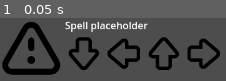
Above: before the commit, frame 1.
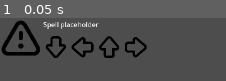
Above: after the commit, the same moment.

Repository: Earth-Turtle/ddr-cast
Game: Godot game, scene res://HUD/spell_card.tscn
The game is run twice, just before and just after one commit, with the same random seed, the same clock (stepped at 60 frames per second) and the same inputs. This scene is started directly instead of the project's main scene.
Inputs:
- Up to frame 1 (0.05 s): no input

The runs differ from the first frame. In frame 1, 25% of the frame differs, in the area x 0-98%, y 3-91%.

Commit message:
lots of progress on ui, including dinking around with shader

Diff:
--- /dev/null
+++ b/HUD/spell_card.gd
@@ -0,0 +1,44 @@
+extends Control
+
+@export var spell_name: String = "Placeholder spell"
+@export var spell_icon: Texture = preload("res://icons/gravity-ui--triangle-exclamation.png")
+@export var spell_input: Array[ComplexityCalculator.Direction] = []
+
+signal spell_completed
+
+## If cast_progress is 0, a cast has not been started and all icons should be clear
+## cast_progress == -1: cast in progress, but it's invalid for this spell. Full card gray
+## cast_progress > 0 and < spell_input.length: cast in progress, cast_progress icons should be fully visible
+var cast_progress: int
+const empty_arrow_icons = {
+	ComplexityCalculator.Direction.RIGHT: preload("res://icons/gravity-ui--arrow-shape-right.png"),
+	ComplexityCalculator.Direction.UP: preload("res://icons/gravity-ui--arrow-shape-up.png"),
+	ComplexityCalculator.Direction.DOWN: preload("res://icons/gravity-ui--arrow-shape-down.png"),
+	ComplexityCalculator.Direction.LEFT: preload("res://icons/gravity-ui--arrow-shape-left.png"),
+}
+
+# Mostly just set up the arrows
+func _ready() -> void:
+	for dir in spell_input:
+		var dir_icon = TextureRect.new()
+		dir_icon.texture = empty_arrow_icons[dir]
+		dir_icon.expand_mode = TextureRect.EXPAND_IGNORE_SIZE
+		dir_icon.stretch_mode = TextureRect.STRETCH_SCALE
+		$HBoxContainer/VBoxContainer/ArrowArray.add_child(dir_icon)
+
+## Returns true if the input is correct for the next step
+func pass_input(input: ComplexityCalculator.Direction) -> bool:
+	if cast_progress == -1 or spell_input[cast_progress] != input:
+		cast_progress = -1
+		return false
+	cast_progress += 1
+	return true
+
+## Reset the card to a fresh state
+func reset_cast() -> void:
+	cast_progress = 0
+
+func _update_icons():
+	if cast_progress == 0:
+		for texture_child in $HBoxContainer/VBoxContainer/ArrowArray.get_children():
+			pass
--- a/HUD/spell_card.tscn
+++ b/HUD/spell_card.tscn
@@ -1,24 +1,28 @@
-[gd_scene load_steps=6 format=3 uid="uid://bxoybsjdxf536"]
+[gd_scene load_steps=8 format=3 uid="uid://bxoybsjdxf536"]
 
 [ext_resource type="Texture2D" uid="uid://n46xnh6d2b8b" path="res://icons/gravity-ui--triangle-exclamation.png" id="1_clccs"]
+[ext_resource type="Script" uid="uid://7gn15v53rh00" path="res://HUD/spell_card.gd" id="1_f0pg0"]
 [ext_resource type="Texture2D" uid="uid://c5vk5f0wvnmko" path="res://icons/gravity-ui--arrow-shape-down.png" id="2_f0pg0"]
 [ext_resource type="Texture2D" uid="uid://bu1hxkhve7evs" path="res://icons/gravity-ui--arrow-shape-left.png" id="3_dos6q"]
 [ext_resource type="Texture2D" uid="uid://c6oadq61n317r" path="res://icons/gravity-ui--arrow-shape-up.png" id="4_10skr"]
 [ext_resource type="Texture2D" uid="uid://bbcs02lqodlsx" path="res://icons/gravity-ui--arrow-shape-right.png" id="5_4xfya"]
 
+[sub_resource type="StyleBoxEmpty" id="StyleBoxEmpty_dos6q"]
+
 [node name="SpellCard" type="Control"]
 layout_mode = 3
 anchors_preset = 0
+script = ExtResource("1_f0pg0")
 
 [node name="HBoxContainer" type="HBoxContainer" parent="."]
 layout_mode = 0
 offset_right = 237.0
 offset_bottom = 100.0
 
-[node name="AspectRatioContainer" type="AspectRatioContainer" parent="HBoxContainer"]
+[node name="SquareAspectRatio" type="AspectRatioContainer" parent="HBoxContainer"]
 layout_mode = 2
 
-[node name="TextureRect" type="TextureRect" parent="HBoxContainer/AspectRatioContainer"]
+[node name="SpellIcon" type="TextureRect" parent="HBoxContainer/SquareAspectRatio"]
 custom_minimum_size = Vector2(100, 100)
 layout_mode = 2
 texture = ExtResource("1_clccs")
@@ -27,32 +31,41 @@
 [node name="VBoxContainer" type="VBoxContainer" parent="HBoxContainer"]
 layout_mode = 2
 
-[node name="Label" type="Label" parent="HBoxContainer/VBoxContainer"]
+[node name="MarginContainer" type="MarginContainer" parent="HBoxContainer/VBoxContainer"]
+layout_mode = 2
+theme_override_constants/margin_top = 4
+
+[node name="SpellTitle" type="Label" parent="HBoxContainer/VBoxContainer/MarginContainer"]
 layout_mode = 2
 text = "Spell placeholder"
 
-[node name="HBoxContainer" type="HBoxContainer" parent="HBoxContainer/VBoxContainer"]
+[node name="HSeparator" type="HSeparator" parent="HBoxContainer/VBoxContainer"]
+layout_mode = 2
+size_flags_vertical = 3
+theme_override_styles/separator = SubResource("StyleBoxEmpty_dos6q")
+
+[node name="ArrowArray" type="HBoxContainer" parent="HBoxContainer/VBoxContainer"]
 layout_mode = 2
 
-[node name="TextureRect" type="TextureRect" parent="HBoxContainer/VBoxContainer/HBoxContainer"]
+[node name="TextureRect" type="TextureRect" parent="HBoxContainer/VBoxContainer/ArrowArray"]
 custom_minimum_size = Vector2(60, 60)
 layout_mode = 2
 texture = ExtResource("2_f0pg0")
 expand_mode = 1
 
-[node name="TextureRect2" type="TextureRect" parent="HBoxContainer/VBoxContainer/HBoxContainer"]
+[node name="TextureRect2" type="TextureRect" parent="HBoxContainer/VBoxContainer/ArrowArray"]
 custom_minimum_size = Vector2(60, 60)
 layout_mode = 2
 texture = ExtResource("3_dos6q")
 expand_mode = 1
 
-[node name="TextureRect4" type="TextureRect" parent="HBoxContainer/VBoxContainer/HBoxContainer"]
+[node name="TextureRect4" type="TextureRect" parent="HBoxContainer/VBoxContainer/ArrowArray"]
 custom_minimum_size = Vector2(60, 60)
 layout_mode = 2
 texture = ExtResource("4_10skr")
 expand_mode = 1
 
-[node name="TextureRect3" type="TextureRect" parent="HBoxContainer/VBoxContainer/HBoxContainer"]
+[node name="TextureRect3" type="TextureRect" parent="HBoxContainer/VBoxContainer/ArrowArray"]
 custom_minimum_size = Vector2(60, 60)
 layout_mode = 2
 texture = ExtResource("5_4xfya")
--- /dev/null
+++ b/HUD/spell_card_arrow_transparency.gdshader
@@ -0,0 +1,17 @@
+shader_type canvas_item;
+
+/**
+ * Float between 0 and 1, where 1 is fully opaque, and 0 is fully transparent
+ */
+uniform float transparency = 0.2;
+
+void fragment() {
+	// Called for every pixel the material is visible on.
+	vec4 input = texture(TEXTURE, UV);
+	COLOR = vec4(input.r, input.g, input.b, input.a * transparency);
+}
+
+//void light() {
+//	// Called for every pixel for every light affecting the CanvasItem.
+//	// Uncomment to replace the default light processing function with this one.
+//}
--- a/complexity_calculator.gd
+++ b/complexity_calculator.gd
@@ -1,7 +1,7 @@
 class_name ComplexityCalculator
 extends Node
 
-enum Direction {RIGHT, UP, LEFT, DOWN}
+enum Direction {RIGHT, UP, LEFT, DOWN, UPPER_RIGHT, LOWER_RIGHT, UPPER_LEFT, LOWER_LEFT}
 
 const directions = ["R", "U", "L", "D"]
 const e = 2.718281828459045235360287471352
--- a/project.godot
+++ b/project.godot
@@ -25,6 +25,8 @@
 window/size/viewport_height=1080
 window/size/window_width_override=1280
 window/size/window_height_override=720
+window/stretch/mode="viewport"
+window/stretch/aspect="expand"
 
 [input]
 
@@ -60,5 +62,6 @@
 
 [rendering]
 
+textures/canvas_textures/default_texture_filter=0
 renderer/rendering_method="gl_compatibility"
 renderer/rendering_method.mobile="gl_compatibility"
Not shown, added: HUD/spell_card.gd.uid
Not shown, added: HUD/spell_card_arrow_transparency.gdshader.uid
